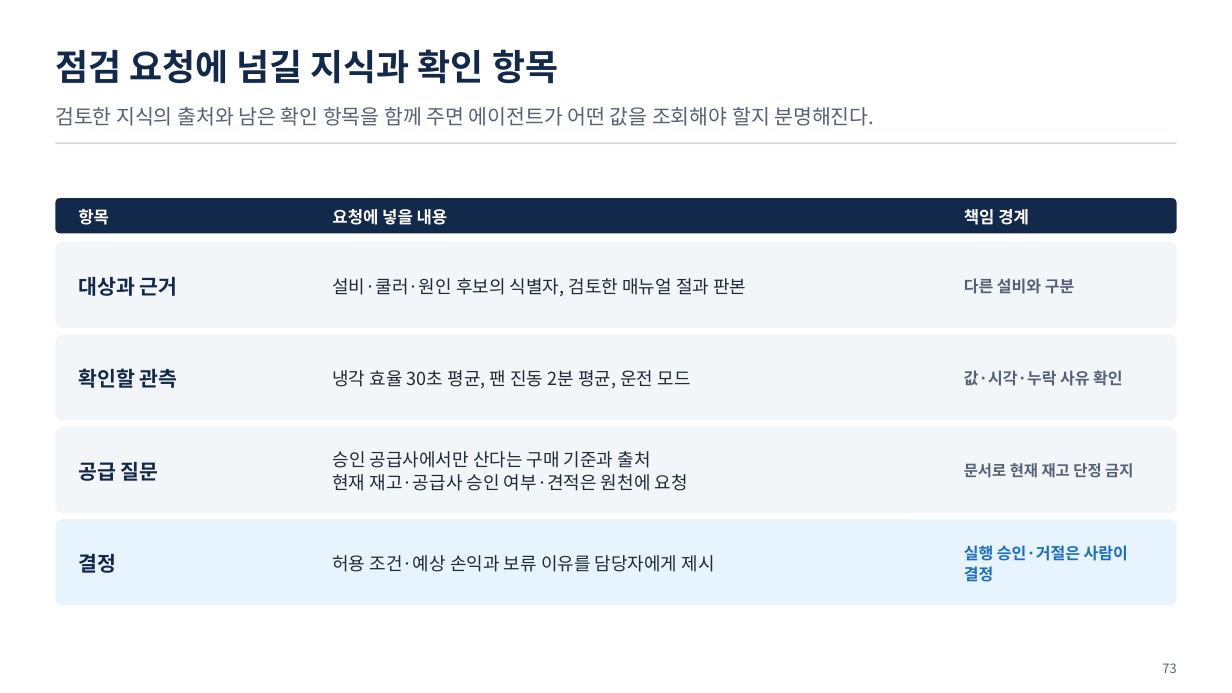
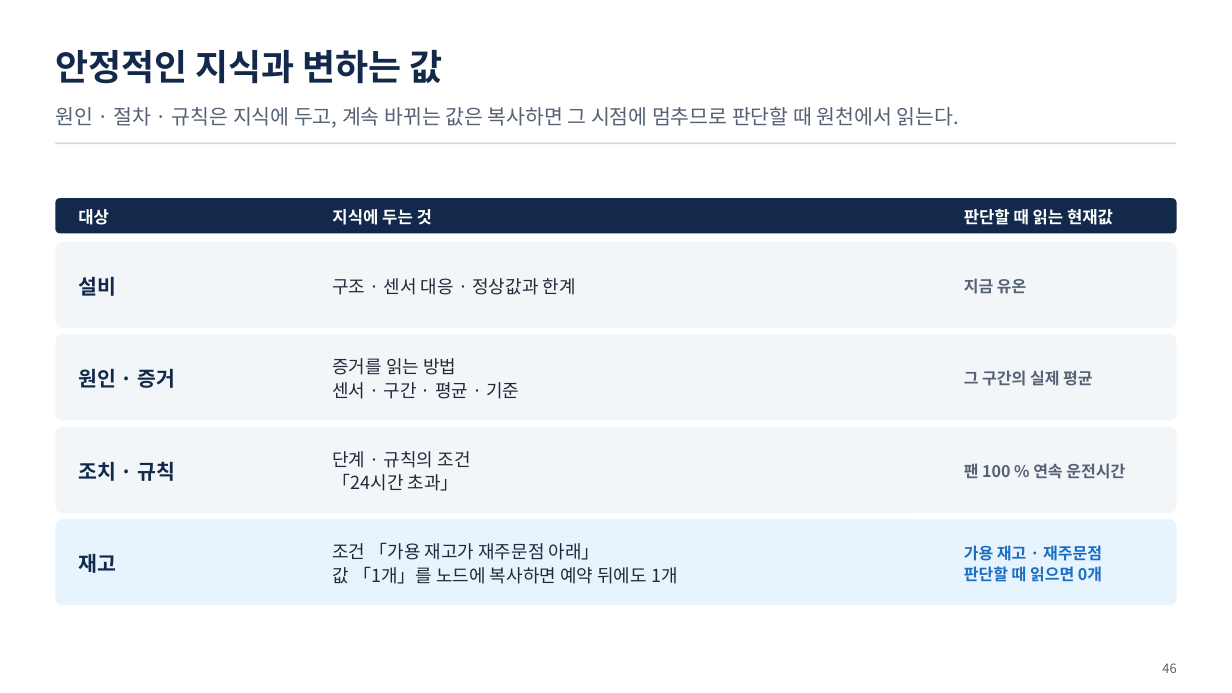
Before and after one commit to uengine-oss/hyd-iot-edu, a slide deck: slide 46 of workspace/강의제작/산출물/실전반/이론/03회차/실전반_03일차.pptx (slide 73 before the commit). Drawn at 1232x693 pixels with LibreOffice and Linux fonts; fonts in the diff are those of the drawing. Boxes give left, top, right and bottom in pixels: in the first picture for what was removed or moved away, otherwise in the second. Text is boxed around its words. In the diff, an @@ line names an element or a change of style, - is before the commit and + after.

Commit message:
실전반 3회차 덱 U4~U7(24~54장) — 통합 4회차 01편을 원본으로 문서 → 지식 단원(합친 장 9쌍 · 샘플 인스턴스 적재와 본격 문서 인제스천 새 장 · 구매 기준서 응용 장)과 실습3~5 소개를 지금 랩대로, 단원마다 독립 검토 지적(4 · 1 · 2 · 2건) 고침. 55~74장은 U8 초안(검토 중) · 남은일에 실전 34~37행 미충족과 통합 4회차 18 · 25장 보류 틈

```diff
--- a/workspace/강의제작/산출물/실전반/이론/03회차/실전반_03일차.pptx
+++ b/workspace/강의제작/산출물/실전반/이론/03회차/실전반_03일차.pptx
@@ text at bbox=[55, 50, 443, 84]: text changed @@
-점검 요청에 넘길 지식과 확인 항목
+안정적인 지식과 변하는 값
@@ text at bbox=[55, 107, 959, 128]: text changed @@
-검토한 지식의 출처와 남은 확인 항목을 함께 주면 에이전트가 어떤 값을 조회해야 할지 분명해진다.
+원인 · 절차 · 규칙은 지식에 두고, 계속 바뀌는 값은 복사하면 그 시점에 멈추므로 판단할 때 원천에서 읽는다.
@@ text at bbox=[78, 209, 109, 225]: text changed @@
-항목
+대상
@@ text at bbox=[332, 209, 432, 225]: text changed @@
-요청에 넣을 내용
+지식에 두는 것
@@ text at bbox=[964, 209, 1113, 225]: text changed @@
-책임 경계
+판단할 때 읽는 현재값
@@ text at bbox=[78, 276, 116, 296]: text changed @@
-대상과 근거
+설비
@@ text at bbox=[332, 278, 576, 295]: text changed @@
-설비·쿨러·원인 후보의 식별자, 검토한 매뉴얼 절과 판본
+구조 · 센서 대응 · 정상값과 한계
@@ text at bbox=[964, 278, 1026, 294]: text changed @@
-다른 설비와 구분
+지금 유온
@@ text at bbox=[332, 358, 519, 399]: text changed @@
-냉각 효율 30초 평균, 팬 진동 2분 평균, 운전 모드
+증거를 읽는 방법
+센서 · 구간 · 평균 · 기준
@@ text at bbox=[78, 368, 176, 388]: text changed @@
-확인할 관측
+원인 · 증거
@@ text at bbox=[964, 370, 1092, 386]: text changed @@
-값·시각·누락 사유 확인
+그 구간의 실제 평균
@@ text at bbox=[78, 461, 176, 481]: text changed @@
-공급 질문
+조치 · 규칙
@@ text at bbox=[332, 451, 470, 491]: text changed @@
-승인 공급사에서만 산다는 구매 기준과 출처
-현재 재고·공급사 승인 여부·견적은 원천에 요청
+단계 · 규칙의 조건
+「24시간 초과」
@@ text at bbox=[964, 463, 1125, 479]: text changed; size 12 to 12.5 pt @@
-문서로 현재 재고 단정 금지
+팬 100 % 연속 운전시간
@@ text at bbox=[78, 554, 116, 573]: text changed @@
-결정
+재고
@@ text at bbox=[332, 542, 678, 584]: text changed @@
-허용 조건·예상 손익과 보류 이유를 담당자에게 제시
+조건 「가용 재고가 재주문점 아래」
+값 「1개」를 노드에 복사하면 예약 뒤에도 1개
@@ text at bbox=[964, 545, 1102, 582]: text changed @@
-실행 승인·거절은 사람이 결정
+가용 재고 · 재주문점
+판단할 때 읽으면 0개
@@ text at bbox=[1162, 663, 1176, 673]: text changed @@
-73
+46
```
Also in this commit, not shown: 15 other slides changed, 39 slides added, 41 slides removed, 4 other files.
